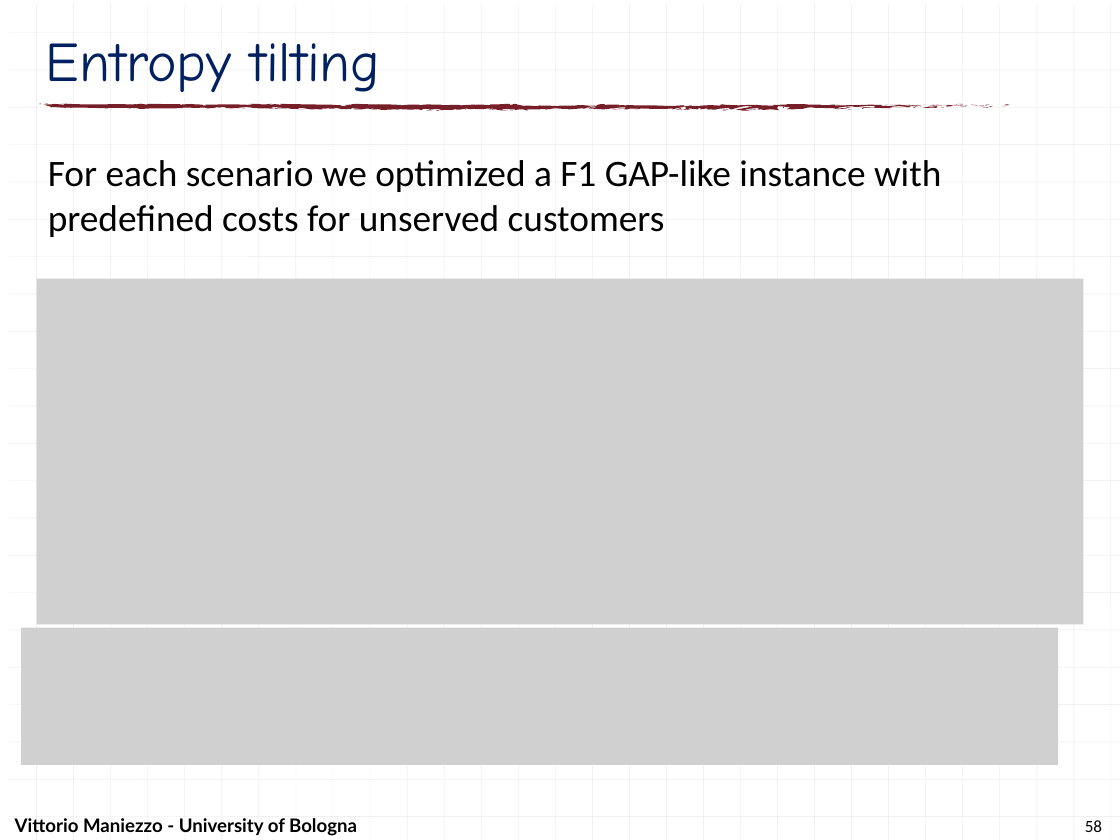
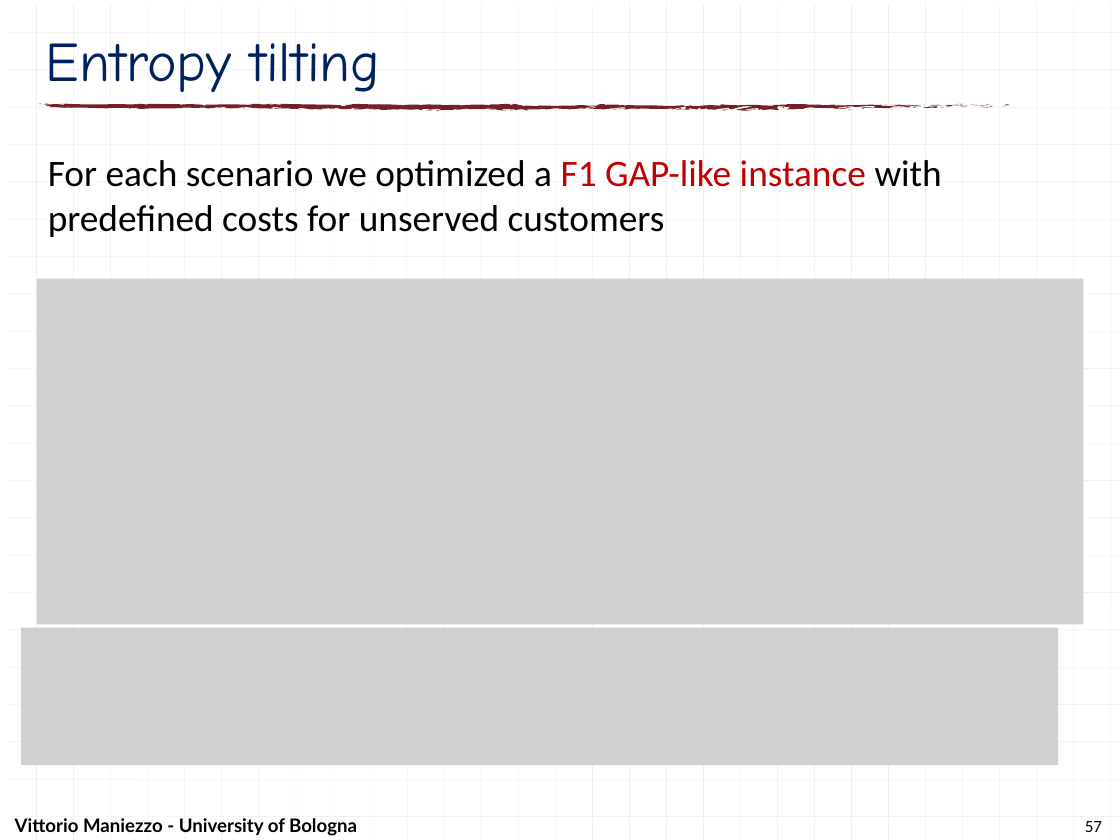
Before and after one commit to maniezzo/GDOforecast, a slide deck: slide 57 of doc/Schedulingseminar/schedulingSeminarXdock.pptx (slide 58 before the commit). Drawn at 1120x840 pixels with LibreOffice and Linux fonts; fonts in the diff are those of the drawing; grey boxes stand for pictures. Boxes give left, top, right and bottom in pixels: in the first picture for what was removed or moved away, otherwise in the second. Text is boxed around its words. In the diff, an @@ line names an element or a change of style, - is before the commit and + after.

```diff
--- a/doc/Schedulingseminar/schedulingSeminarXdock.pptx
+++ b/doc/Schedulingseminar/schedulingSeminarXdock.pptx
@@ text "For each scenario we optimized ..." at [48, 160, 942, 237]: text colour #000000 to #C00000 in "F1 GAP-like instance" @@
@@ page number at [1085, 821, 1102, 832]: text changed @@
-58
+57
```
Also in this commit, not shown: 3 other slides changed, 1 slide removed.
